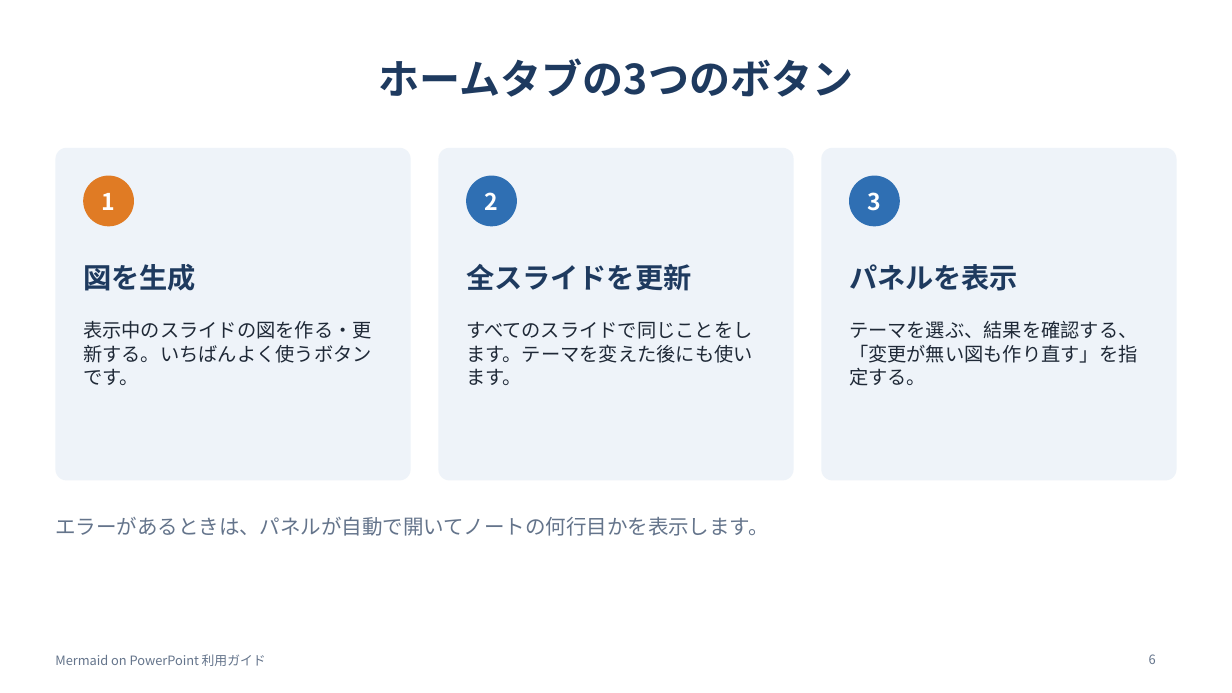
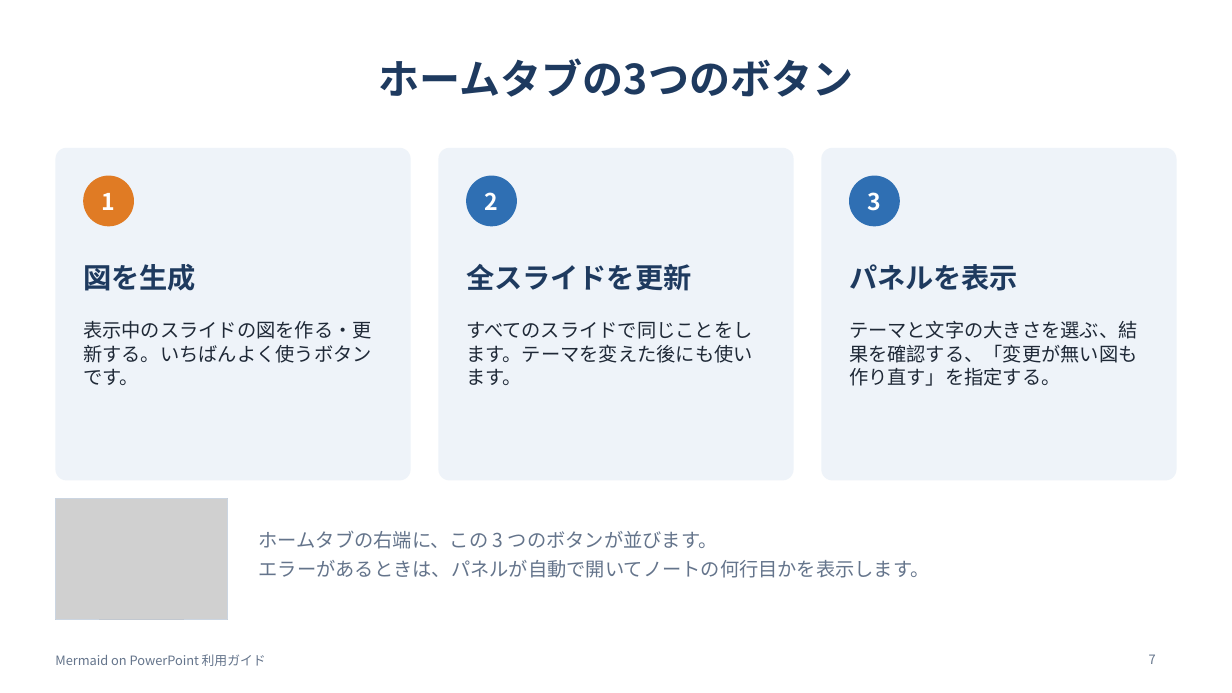
Before and after one commit to yoohey/mermaidOnPptx, a slide deck: slide 7 of site/guide.pptx (slide 6 before the commit). Drawn at 1232x693 pixels with LibreOffice and Linux fonts; fonts in the diff are those of the drawing; grey boxes stand for pictures. Boxes give left, top, right and bottom in pixels: in the first picture for what was removed or moved away, otherwise in the second. Text is boxed around its words. In the diff, an @@ line names an element or a change of style, - is before the commit and + after.

```diff
--- a/site/guide.pptx
+++ b/site/guide.pptx
@@ text at (849, 321, 1138, 386): text changed @@
-テーマを選ぶ、結果を確認する、「変更が無い図も作り直す」を指定する。
+テーマと文字の大きさを選ぶ、結果を確認する、「変更が無い図も作り直す」を指定する。
@@ picture added at (55, 499, 227, 619) @@
@@ rectangle added at (55, 499, 227, 619), outline #CBD5E1 0.75 pt @@
@@ text "ホームタブの右端に、この 3 つのボタンが並びます。": place and size @@
-text "ホームタブの右端に、この 3 つのボタンが並びます。" at (55, 517, 768, 536)
+text "ホームタブの右端に、この 3 つのボタンが並びます。" at (259, 530, 930, 578)
@@ text at (259, 530, 718, 549): paragraph added @@
+ホームタブの右端に、この 3 つのボタンが並びます。
@@ text at (259, 560, 930, 578): size 16 to 15 pt in "エラーがあるときは、パネルが自動で開いてノートの何行目かを表示します。"; more space between paragraphs @@
@@ page number at (1149, 654, 1156, 664): text changed @@
-6
+7
```
Also in this commit, not shown: 4 other slides changed, 4 slides added, 28 other files.
